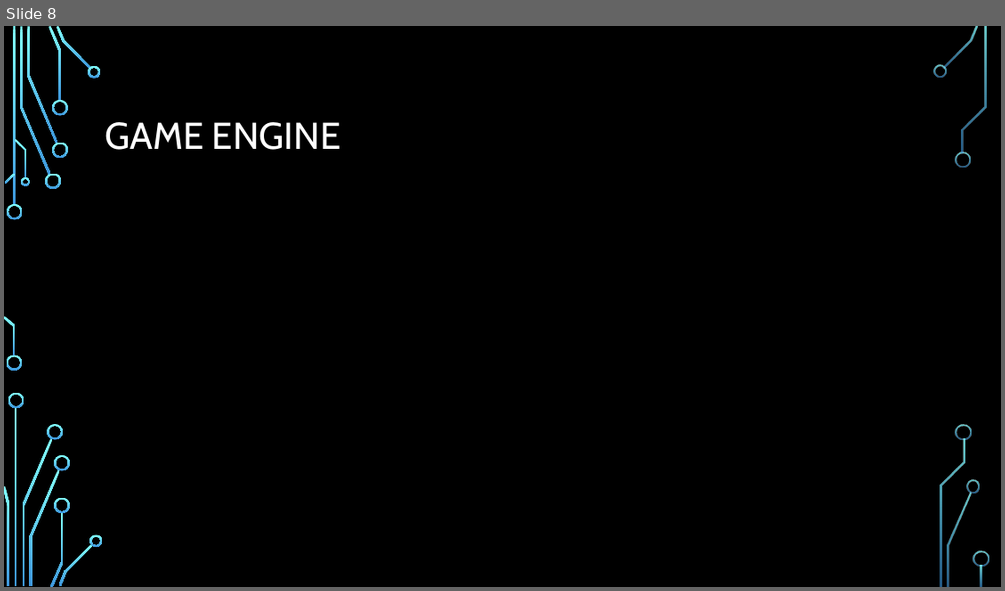
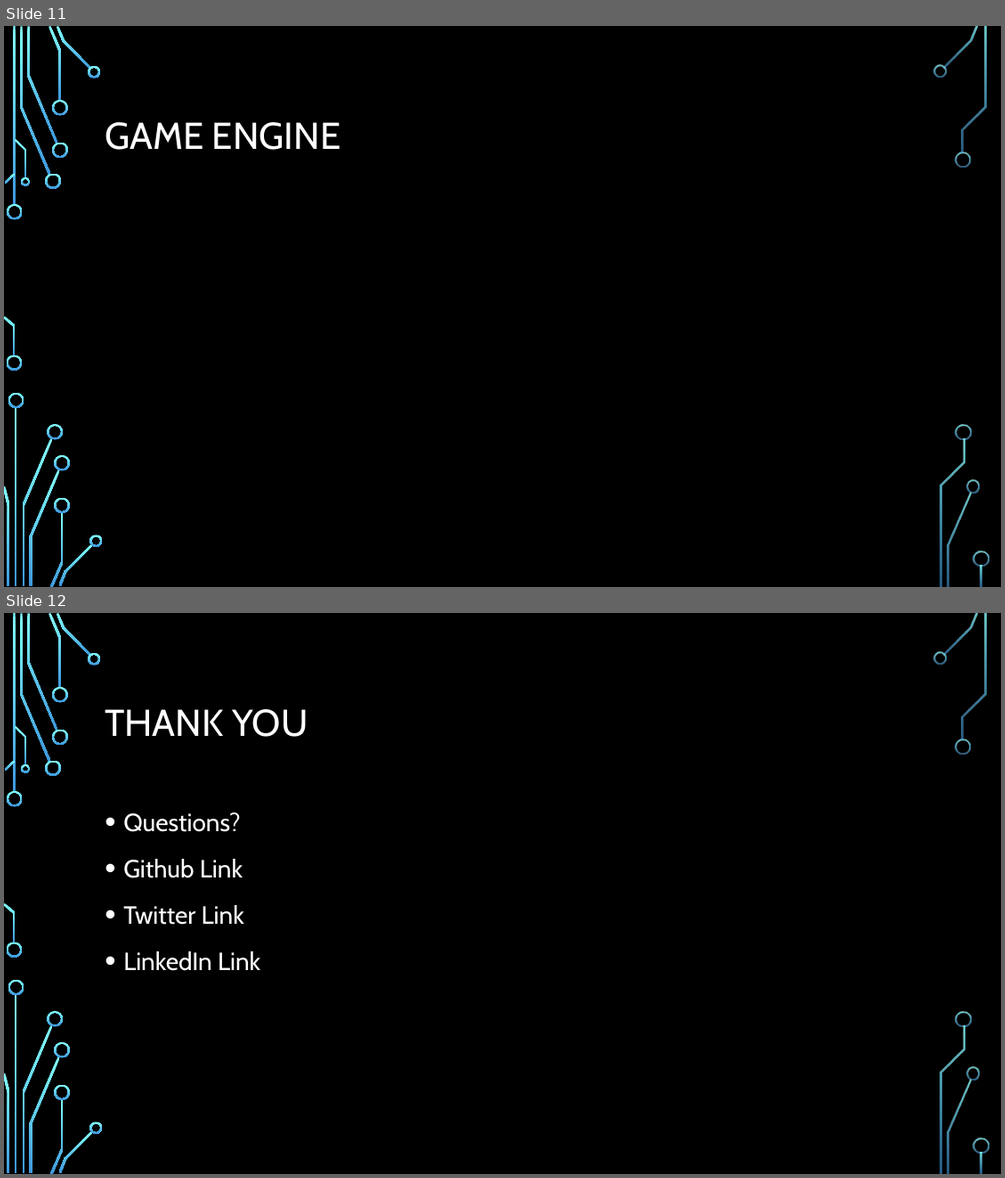
Before and after one commit to stoiveyp/DDDWales2018, a slide deck: Presentation/VoiceAndMore.pptx. Shown one above the other, each under a label of ours: slide 8 before the commit, slides 11 and 12 after it. The pictures are 1005x591 and 1005x1178 pixels, drawn with LibreOffice and Linux fonts; fonts in the diff are those of the drawing; background and template pictures are left out. Boxes give left, top, right and bottom in pixels: in the first picture for what was removed or moved away, otherwise in the second. Text is boxed around its words. In the diff, an @@ line names an element or a change of style, - is before the commit and + after.

```diff
--- a/Presentation/VoiceAndMore.pptx
+++ b/Presentation/VoiceAndMore.pptx
@@ slide 12 added at (4,613,1001,1174), background picture (left out); not listed: 36 template elements that a slide beside it also shows @@
@@ title added at (105,709,307,737), 36 pt, text #FFFFFF @@
+THANK YOU
@@ text added at (123,812,260,971), 24 pt, text #FFFFFF @@
+• Questions?
+• Github Link
+• Twitter Link
+• LinkedIn Link
@@ what was slide 8 is now slide 11 @@
```
Also in this commit, not shown: 3 slides changed, 4 other slides added, 2 slides removed.
